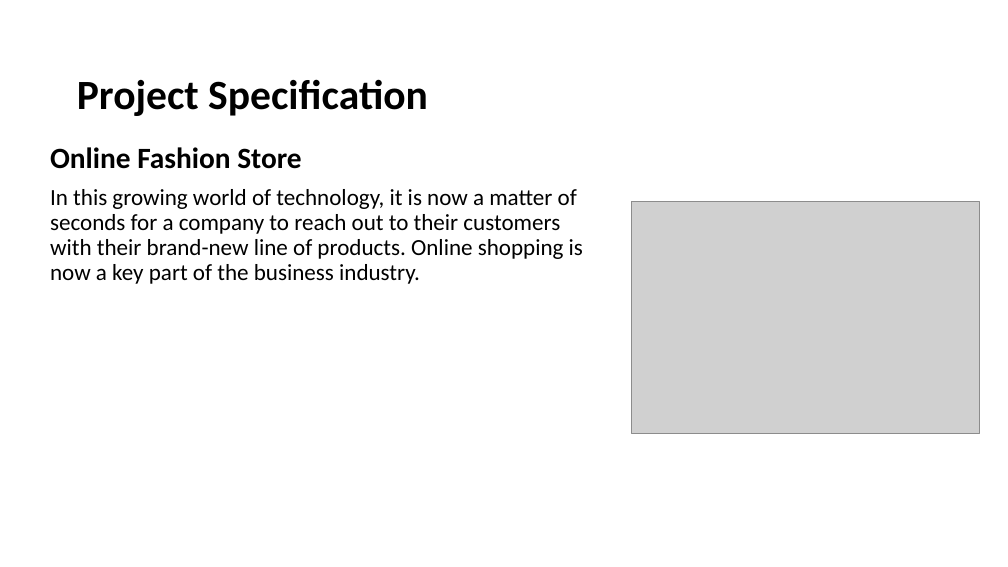
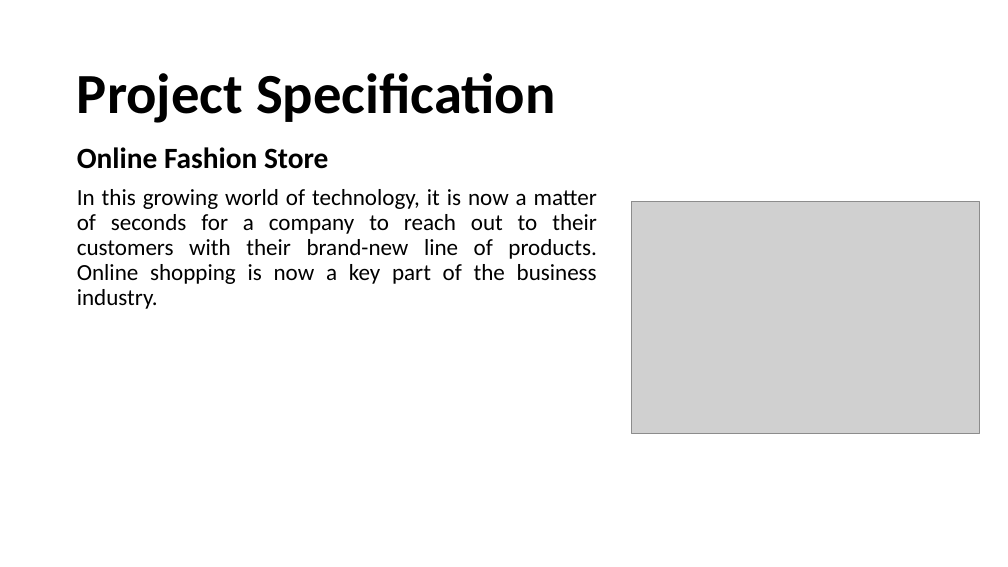
Before and after one commit to nsuspring2019cse299sec8/Group3, a slide deck: slide 2 of Documentation/Online Fashion Store.pptx. Drawn at 1008x567 pixels with LibreOffice and Linux fonts; fonts in the diff are those of the drawing; grey boxes stand for pictures; background and template pictures are left out. Boxes give left, top, right and bottom in pixels: in the first picture for what was removed or moved away, otherwise in the second. Text is boxed around its words. In the diff, an @@ line names an element or a change of style, - is before the commit and + after.

Commit message:
Project Slide

```diff
--- a/Documentation/Online Fashion Store.pptx
+++ b/Documentation/Online Fashion Store.pptx
@@ title "Project Specification" at <box>77,73,556,123</box>: size 39.6 to 54 pt @@
@@ text "Online Fashion Store": place and size @@
-text "Online Fashion Store" at <box>50,147,583,284</box>
+text "Online Fashion Store" at <box>77,147,597,309</box>
@@ text at <box>77,189,597,309</box>: alignment left to justified @@
```
Also in this commit, not shown: 6 other slides changed.
